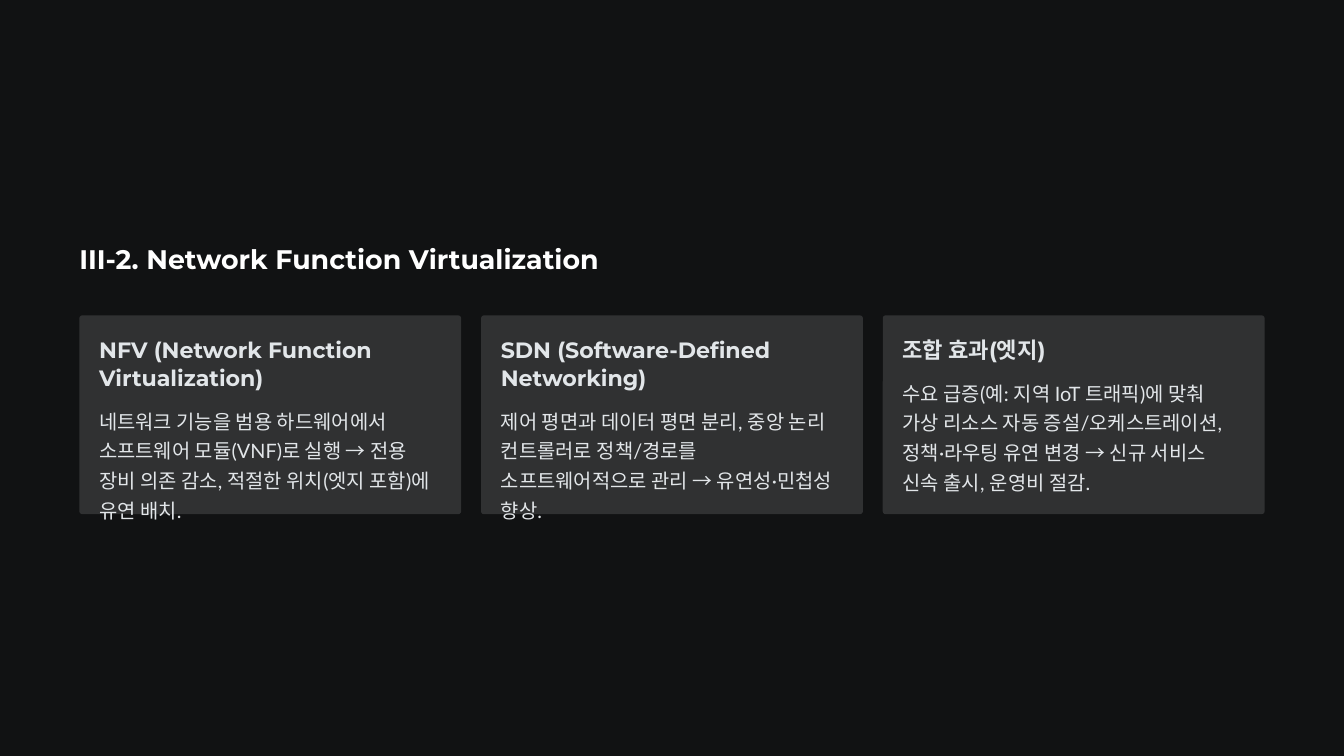
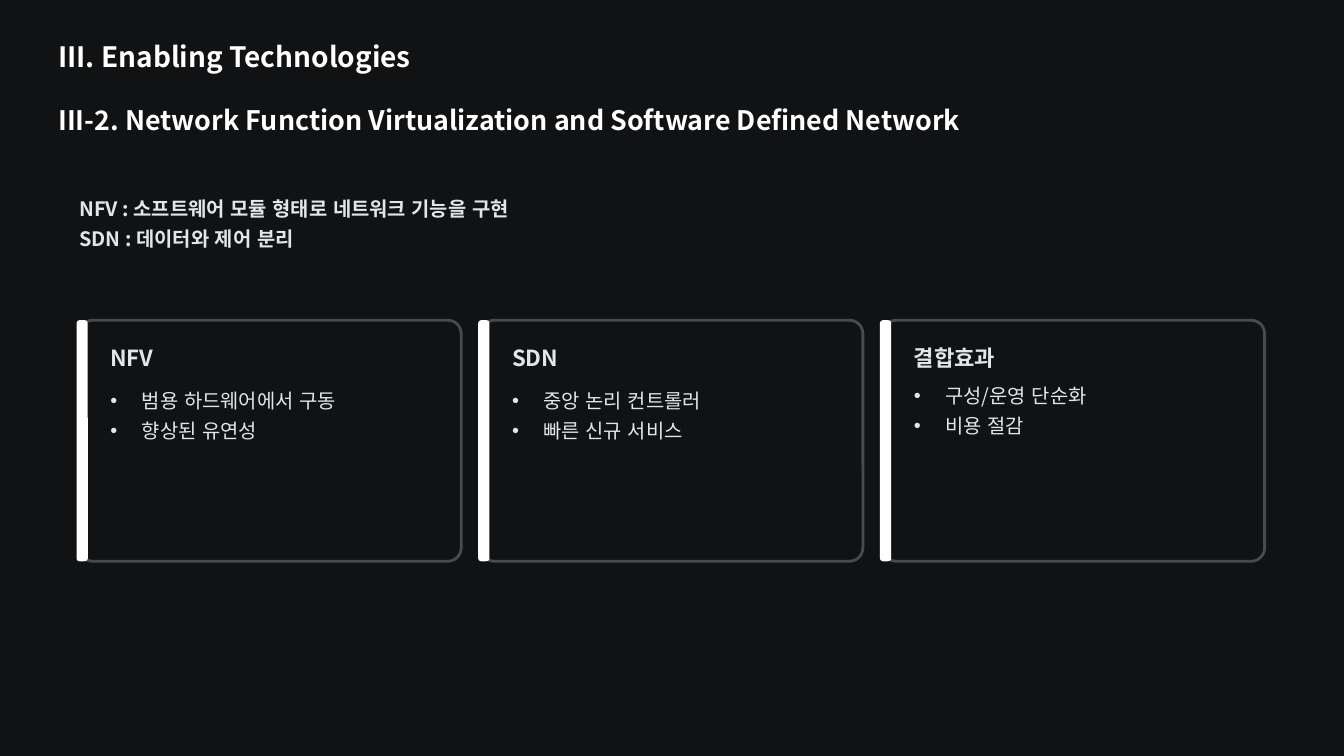
Before and after one commit to dhkeum9886/kmu-cloud-ai, a slide deck: slide 17 of 과제/Edge_Computing_for_the_Internet_of_Thing/Edge-Computing-for-the-Internet-of-Things-A-Case-Study.pptx (slide 16 before the commit). Drawn at 1344x756 pixels with LibreOffice and Linux fonts; fonts in the diff are those of the drawing. Boxes give left, top, right and bottom in pixels: in the first picture for what was removed or moved away, otherwise in the second. Text is boxed around its words. In the diff, an @@ line names an element or a change of style, - is before the commit and + after.

```diff
--- a/과제/Edge_Computing_for_the_Internet_of_Thing/Edge-Computing-for-the-Internet-of-Things-A-Case-Study.pptx
+++ b/과제/Edge_Computing_for_the_Internet_of_Thing/Edge-Computing-for-the-Internet-of-Things-A-Case-Study.pptx
@@ text added at (58,44,410,74), 24 pt, text #FFFFFF, bold @@
+III. Enabling Technologies
@@ text at (58,108,840,131): text changed; font Montserrat to Noto Sans CJK KR @@
-III-2. Network Function Virtualization
+III-2. Network Function Virtualization and Software Defined Network
@@ text added at (79,199,509,248), 17 pt, text #E2E6E9, bold @@
+NFV : 소프트웨어 모듈 형태로 네트워크 기능을 구현
+SDN : 데이터와 제어 분리
@@ rounded rectangle added at (76,320,87,561), fill #FFFFFF @@
@@ rounded rectangle: place and size @@
-rounded rectangle at (79,315,461,514)
+rounded rectangle at (79,320,461,561)
@@ rounded rectangle added at (478,320,489,561), fill #FFFFFF @@
@@ rounded rectangle: place and size @@
-rounded rectangle at (481,315,864,514)
+rounded rectangle at (481,320,864,561)
@@ rounded rectangle added at (880,320,891,561), fill #FFFFFF @@
@@ fill #303132 to #111213; outline none to #494A4B 2.4 pt; proportions changed in 3 elements at (79,320,461,561), (481,320,864,561), (883,320,1265,561) @@
@@ rounded rectangle: place and size @@
-rounded rectangle at (883,315,1265,514)
+rounded rectangle at (883,320,1265,561)
@@ text at (110,349,153,366): text changed; font Montserrat to Noto Sans CJK KR @@
-NFV (Network Function Virtualization)
+NFV
@@ text at (512,349,558,367): text changed; font Montserrat to Noto Sans CJK KR @@
-SDN (Software-Defined Networking)
+SDN
@@ text at (914,347,995,368): text changed; font Montserrat to Noto Sans CJK KR @@
-조합 효과(엣지)
+결합효과
@@ text removed at (903,384,1222,493) @@
-수요 급증(예: 지역 IoT 트래픽)에 맞춰 가상 리소스 자동 증설/오케스트레이션, 정책·라우팅 유연 변경 → 신규 서비스 신속 출시, 운영비 절감.
@@ text added at (945,386,1087,435), 17 pt, text #E2E6E9 @@
+• 구성/운영 단순화
+• 비용 절감
@@ text removed at (99,412,430,491) @@
-네트워크 기능을 범용 하드웨어에서 소프트웨어 모듈(VNF)로 실행 → 전용 장비 의존 감소, 적절한 위치(엣지 포함)에 유연 배치.
@@ text added at (142,391,336,440), 17 pt, text #E2E6E9 @@
+• 범용 하드웨어에서 구동
+• 향상된 유연성
@@ text at (544,391,701,440): text changed; font Lato to Noto Sans CJK KR @@
-제어 평면과 데이터 평면 분리, 중앙 논리 컨트롤러로 정책/경로를 소프트웨어적으로 관리 → 유연성·민첩성 향상.
+• 중앙 논리 컨트롤러
+• 빠른 신규 서비스
```
Also in this commit, not shown: 23 other slides changed, 10 slides added, 7 slides removed, 3 other files.
